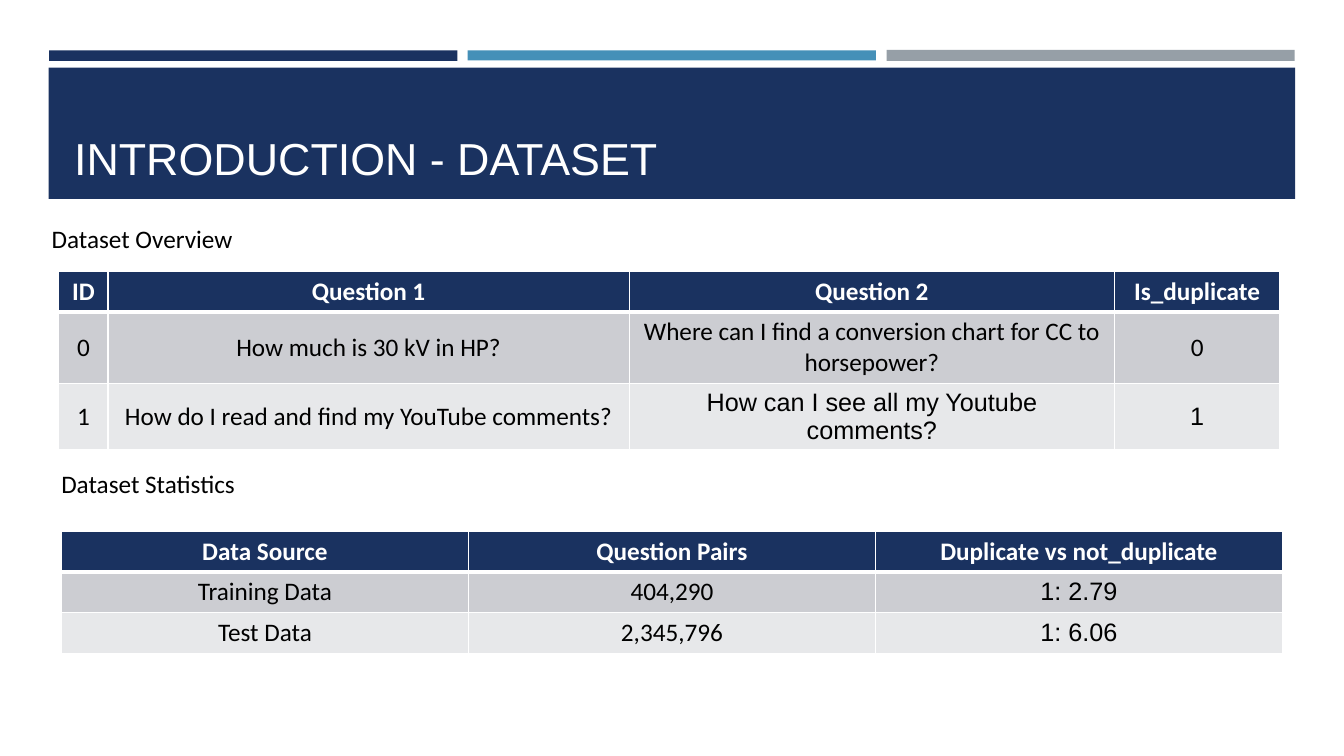
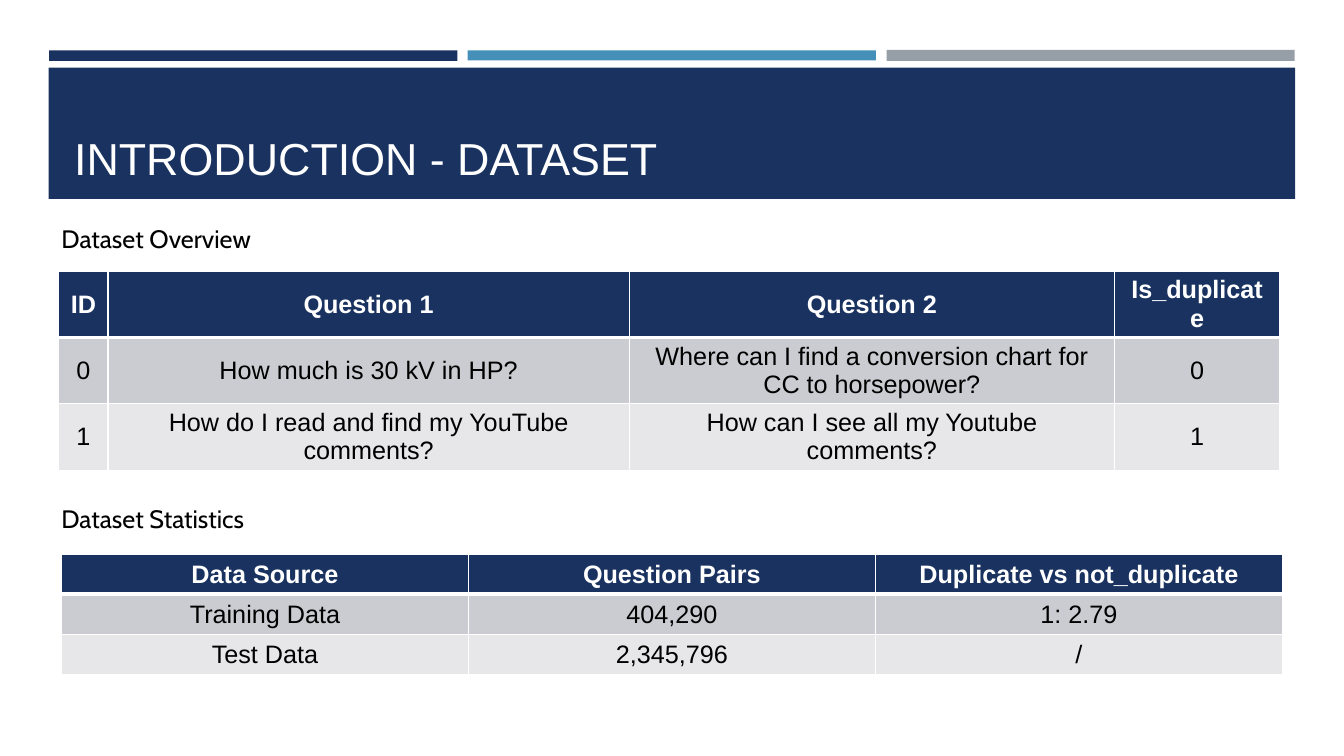
Before and after one commit to BinQian/COMP6208, a slide deck: slide 3 of report/presentation.pptx. Drawn at 1344x756 pixels with LibreOffice and Linux fonts; fonts in the diff are those of the drawing. Boxes give left, top, right and bottom in pixels: in the first picture for what was removed or moved away, otherwise in the second. Text is boxed around its words. In the diff, an @@ line names an element or a change of style, - is before the commit and + after.

```diff
--- a/report/presentation.pptx
+++ b/report/presentation.pptx
@@ text "Dataset Overview": place and size @@
-text "Dataset Overview" at bbox=[52, 230, 232, 249]
+text "Dataset Overview" at bbox=[61, 230, 250, 249]
@@ text "Dataset Overview" at bbox=[61, 230, 250, 249]: font Calibri to Cabin @@
@@ table at bbox=[58, 271, 1279, 602] @@
@@ fill #CDCED2 to #CBCCD1 in row 2 @@
@@ fill #E8E8EA to #E7E7E9 in row 3 @@
@@ font Calibri to Arial in "ID", "Question 1", "Question 2", "Is_duplicate" and 6 more places @@
@@ text "Dataset Statistics" at bbox=[61, 510, 244, 529]: font Calibri to Cabin @@
@@ text "Dataset Statistics": place and size @@
-text "Dataset Statistics" at bbox=[61, 475, 235, 494]
+text "Dataset Statistics" at bbox=[61, 510, 244, 529]
@@ table at bbox=[62, 555, 1284, 756] @@
-row 3, column 3: 1: 6.06
+row 3, column 3: /
@@ fill #CDCED2 to #CBCCD1 in row 2 @@
@@ fill #E8E8EA to #E7E7E9 in row 3 @@
@@ font Calibri to Arial @@
@@ table: place and size @@
-table at bbox=[62, 531, 1284, 652]
+table at bbox=[62, 555, 1284, 756]
```
Also in this commit, not shown: 9 other slides changed, 3 slides added, 4 slides removed, 9 other files.
